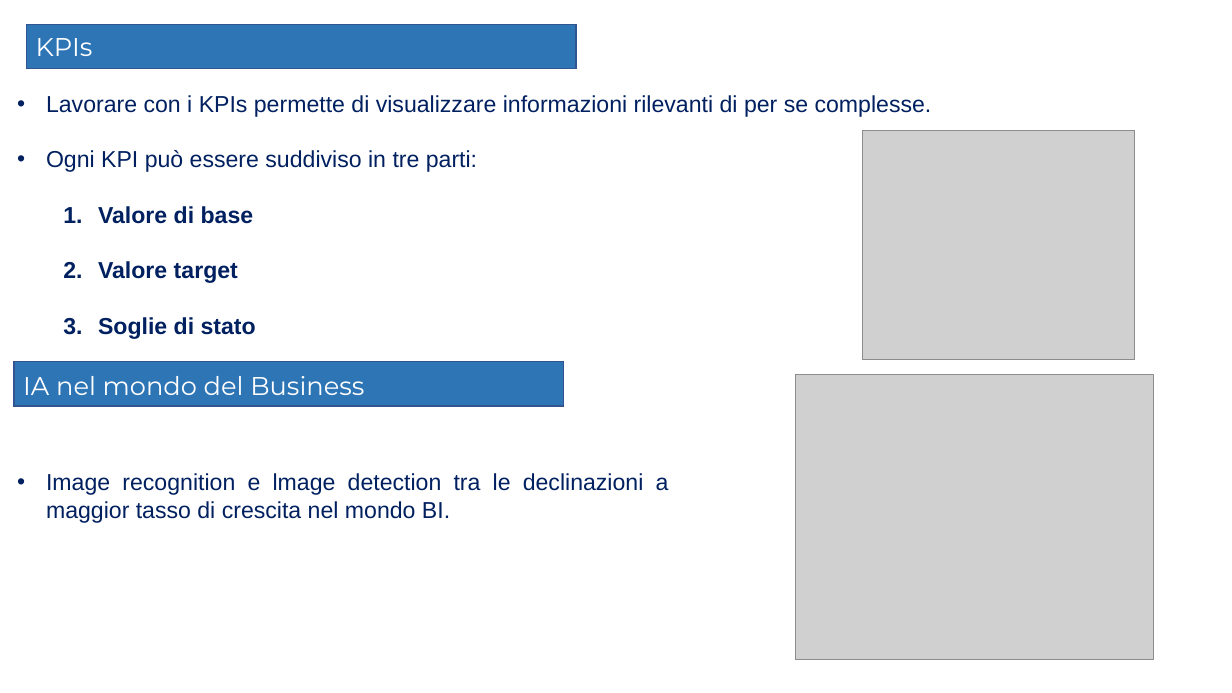
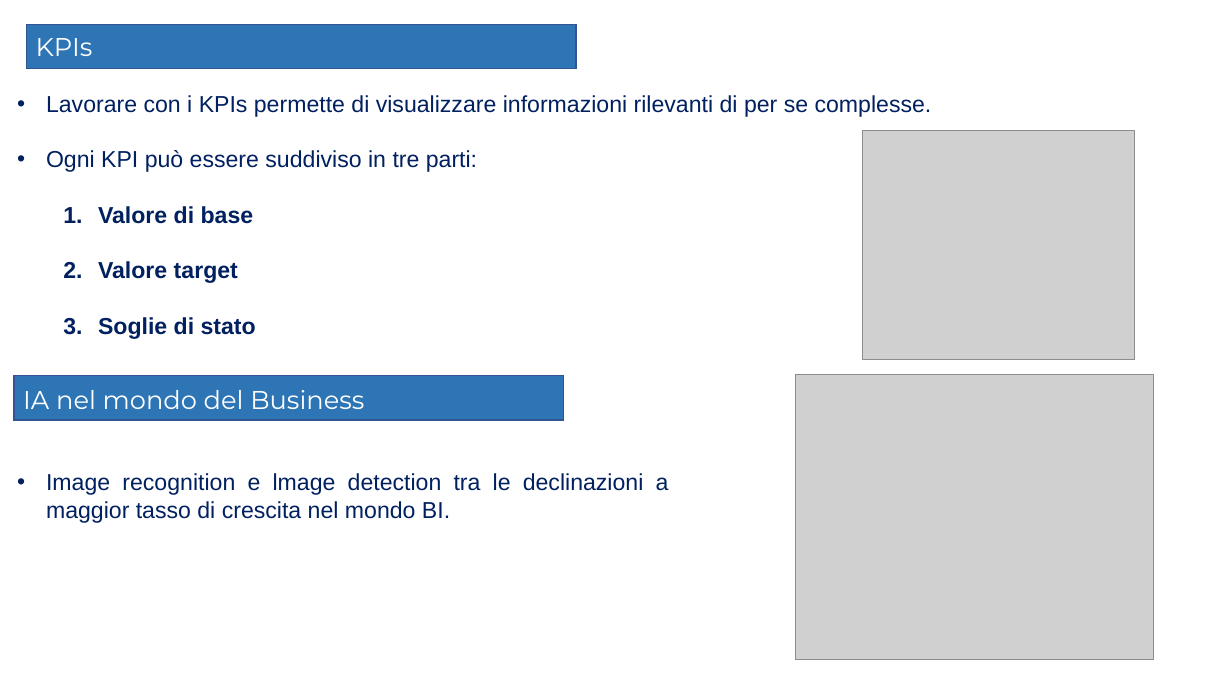
Before and after one commit to Elmaravilla7/Tesi, a slide deck: slide 4 of Presentazione204898.pptx. Drawn at 1232x693 pixels with LibreOffice and Linux fonts; fonts in the diff are those of the drawing; grey boxes stand for pictures. Boxes give left, top, right and bottom in pixels: in the first picture for what was removed or moved away, otherwise in the second. Text is boxed around its words. In the diff, an @@ line names an element or a change of style, - is before the commit and + after.

```diff
--- a/Presentazione204898.pptx
+++ b/Presentazione204898.pptx
@@ text "IA nel mondo del Business": place and size @@
-text "IA nel mondo del Business" at (23, 376, 364, 395)
+text "IA nel mondo del Business" at (23, 390, 364, 409)
@@ rectangle: place and size @@
-rectangle at (14, 362, 564, 407)
+rectangle at (14, 376, 564, 421)
```
Also in this commit, not shown: 1 other slide changed.
